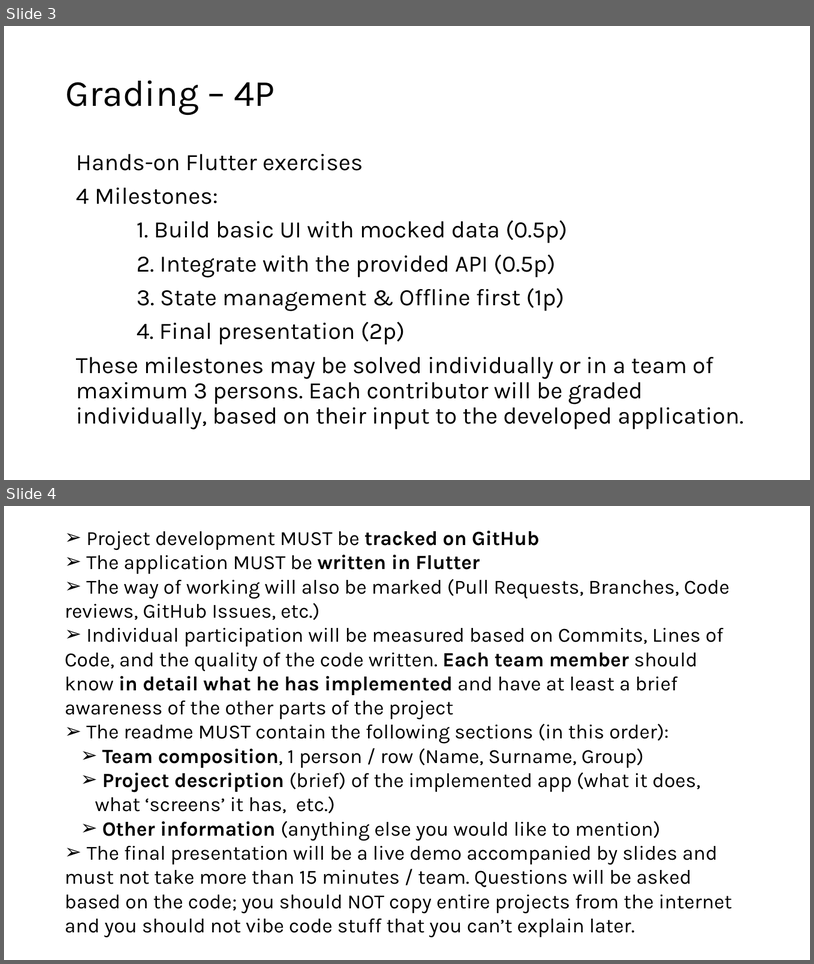
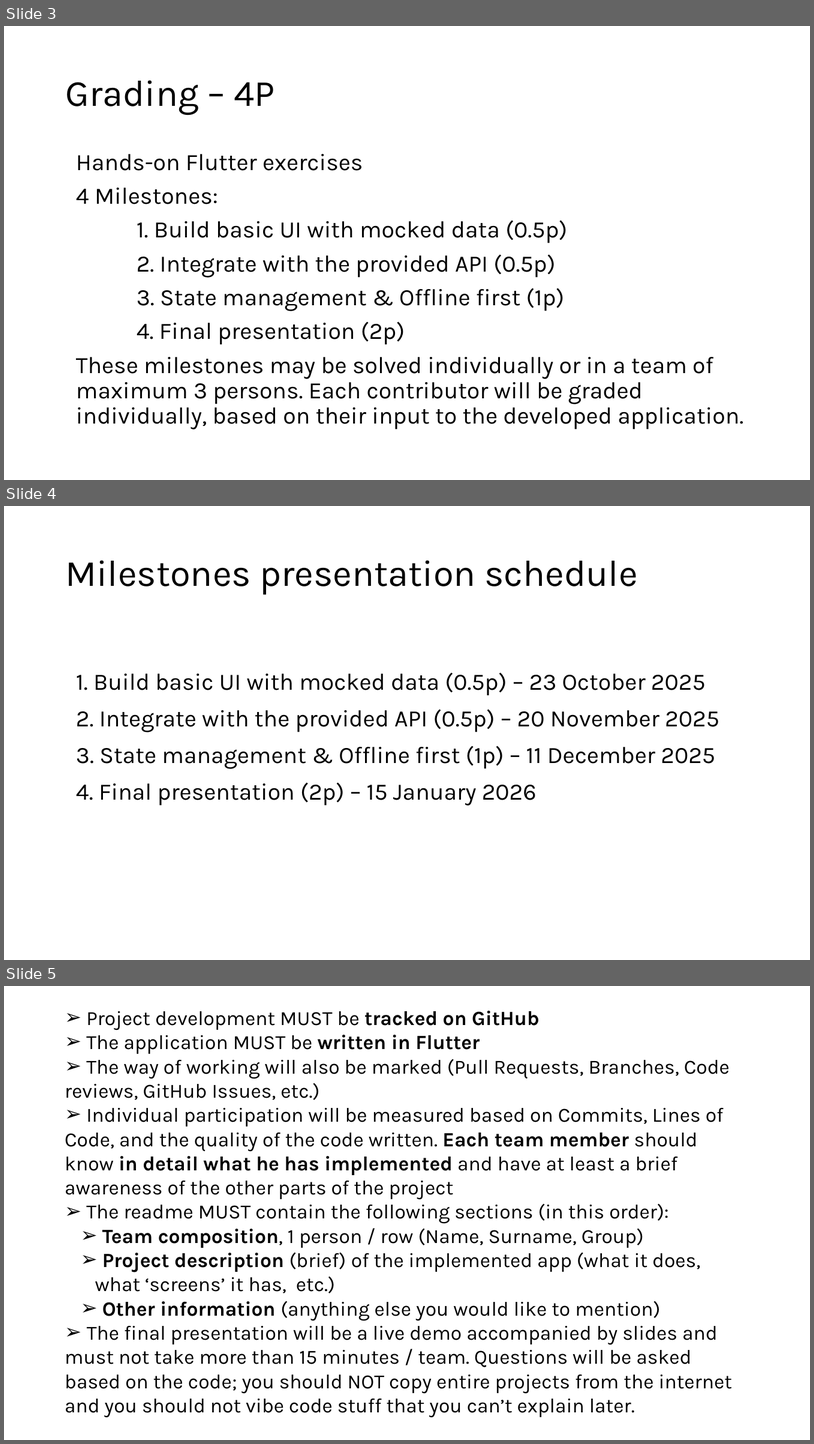
Before and after one commit to rusudinu/mobile-and-embedded-computing, a slide deck: w1/l1/Mobile-and-Embedded-Computing-Lab1.pptx. Shown one above the other, each under a label of ours: slides 3 and 4 before the commit, slides 3, 4 and 5 after it. The pictures are 814x964 and 814x1444 pixels, drawn with LibreOffice and Linux fonts; fonts in the diff are those of the drawing. Boxes give left, top, right and bottom in pixels: in the first picture for what was removed or moved away, otherwise in the second. Text is boxed around its words. In the diff, an @@ line names an element or a change of style, - is before the commit and + after.

Commit message:
project presentation dates

```diff
--- a/w1/l1/Mobile-and-Embedded-Computing-Lab1.pptx
+++ b/w1/l1/Mobile-and-Embedded-Computing-Lab1.pptx
@@ slide 4 added at [4,506,810,960], background #FFFFFF @@
@@ title added at [65,560,638,595], 44 pt, text #000000 @@
+Milestones presentation schedule
@@ text added at [76,672,720,805], 28 pt, text #000000 @@
+1. Build basic UI with mocked data (0.5p) – 23 October 2025
+2. Integrate with the provided API (0.5p) – 20 November 2025
+3. State management & Offline first (1p) – 11 December 2025
+4. Final presentation (2p) – 15 January 2026
@@ what was slide 4 is now slide 5 @@
```
Also in this commit, not shown: 1 other file.
